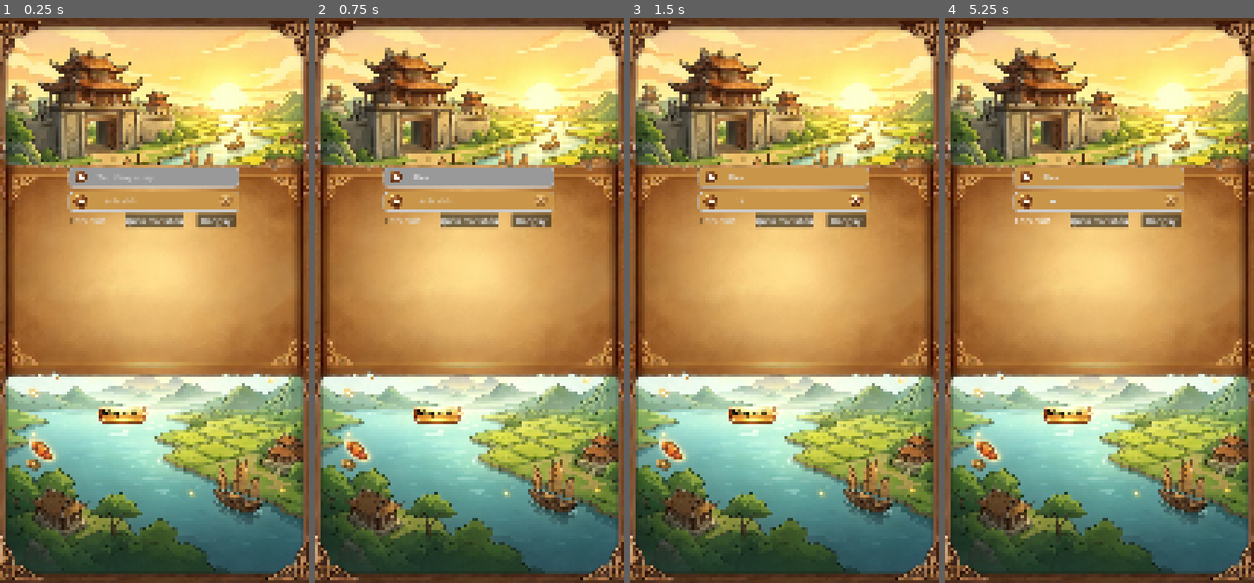
Above: before the commit, frames 1-4 (left to right).
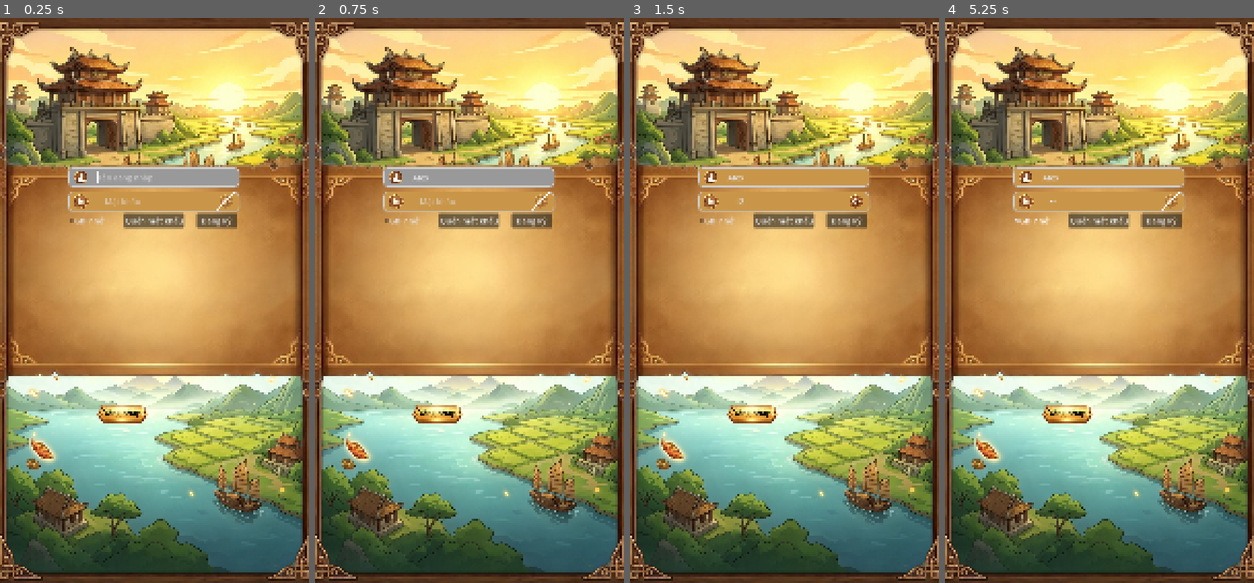
Above: after the commit, the same moments.

Repository: phanhuytung/nam-de-dai-viet
Game: Godot game, scene res://Scenes/Login/Login.tscn
Same seed, same stepped clock (60 frames per second), same inputs: the game is played once before the commit and once after it.
Inputs (mouse positions are in pixels of both pictures, inside the frame that each line leads up to):
- Up to frame 1 (0.25 s): no input
- Up to frame 2 (0.75 s): click (469, 176) at 0.52 s; type "Alex" at 0.6 s
- Up to frame 3 (1.5 s): click (784, 198) at 0.75 s; type "12" at 0.83 s; click (855, 198) at 1.25 s
- Up to frame 4 (5.25 s): click "Ghi nhớ" at 2 s; click "Quên mật khẩu" at 2.75 s; click "Đăng ký" at 3.5 s; click "Đăng nhập" at 4.25 s; click (1170, 198) at 5 s

The runs differ from the first frame. In frame 1, 17% of the frame differs, in the area x 0-100%, y 0-100%; in frame 2, 17%; in frame 3, 17%; in frame 4, 17%.

Commit message:
Fix portrait content scaling without changing Login scene

Diff:
--- a/Scripts/Core/PortraitApp.gd
+++ b/Scripts/Core/PortraitApp.gd
@@ -2,25 +2,49 @@
 
 const DESIGN_SIZE: Vector2i = Vector2i(1280, 2340)
 const MIN_WINDOW_SIZE: Vector2i = Vector2i(360, 640)
-const DESKTOP_HEIGHT_RATIO: float = 0.84
 const PORTRAIT_ASPECT: float = float(DESIGN_SIZE.x) / float(DESIGN_SIZE.y)
+
 
 func _ready() -> void:
 	RenderingServer.set_default_clear_color(Color("#cfe8f7"))
-	var window: Window = get_window()
-	window.min_size = MIN_WINDOW_SIZE
+
+	var root_window: Window = get_tree().root
+	root_window.content_scale_size = DESIGN_SIZE
+	root_window.content_scale_mode = Window.CONTENT_SCALE_MODE_CANVAS_ITEMS
+	root_window.content_scale_aspect = Window.CONTENT_SCALE_ASPECT_KEEP
+	root_window.min_size = MIN_WINDOW_SIZE
+
 	if OS.has_feature("mobile"):
+		_print_display_info(DisplayServer.screen_get_size(), DisplayServer.screen_get_usable_rect(), root_window.size)
 		return
+
 	_fit_desktop_portrait_window()
+
 
 func _fit_desktop_portrait_window() -> void:
 	var screen_size: Vector2i = DisplayServer.screen_get_size()
 	var usable: Rect2i = DisplayServer.screen_get_usable_rect()
-	if screen_size.x <= 0 or screen_size.y <= 0 or usable.size.x <= 0 or usable.size.y <= 0:
+
+	if screen_size.x <= 0 or screen_size.y <= 0:
 		return
 
-	var target_height: int = int(floor(float(usable.size.y) * DESKTOP_HEIGHT_RATIO))
+	if usable.size.x <= 0 or usable.size.y <= 0:
+		return
+
+	var target_height: int = usable.size.y
 	var target_width: int = int(floor(float(target_height) * PORTRAIT_ASPECT))
+
+	if target_width > usable.size.x:
+		target_width = usable.size.x
+		target_height = int(floor(float(target_width) / PORTRAIT_ASPECT))
+
+	if target_width < MIN_WINDOW_SIZE.x and usable.size.x >= MIN_WINDOW_SIZE.x:
+		target_width = MIN_WINDOW_SIZE.x
+		target_height = int(floor(float(target_width) / PORTRAIT_ASPECT))
+
+	if target_height < MIN_WINDOW_SIZE.y and usable.size.y >= MIN_WINDOW_SIZE.y:
+		target_height = MIN_WINDOW_SIZE.y
+		target_width = int(floor(float(target_height) * PORTRAIT_ASPECT))
 
 	if target_width > usable.size.x:
 		target_width = usable.size.x
@@ -30,39 +54,39 @@
 		target_height = usable.size.y
 		target_width = int(floor(float(target_height) * PORTRAIT_ASPECT))
 
-	if usable.size.x >= MIN_WINDOW_SIZE.x and usable.size.y >= MIN_WINDOW_SIZE.y:
-		if target_width < MIN_WINDOW_SIZE.x:
-			target_width = MIN_WINDOW_SIZE.x
-			target_height = int(floor(float(target_width) / PORTRAIT_ASPECT))
-		if target_height < MIN_WINDOW_SIZE.y:
-			target_height = MIN_WINDOW_SIZE.y
-			target_width = int(floor(float(target_height) / PORTRAIT_ASPECT))
-
-	if target_width > usable.size.x or target_height > usable.size.y:
-		target_width = min(target_width, usable.size.x)
-		target_height = int(floor(float(target_width) / PORTRAIT_ASPECT))
-		if target_height > usable.size.y:
-			target_height = usable.size.y
-			target_width = int(floor(float(target_height) * PORTRAIT_ASPECT))
-
 	if target_width <= 0 or target_height <= 0:
 		return
 
-	var window_size := Vector2i(target_width, target_height)
-	var window_position := usable.position + (usable.size - window_size) / 2
-	var window: Window = get_window()
+	var window_size: Vector2i = Vector2i(target_width, target_height)
+	var window: Window = get_tree().root
+
+	window.content_scale_size = DESIGN_SIZE
+	window.content_scale_mode = Window.CONTENT_SCALE_MODE_CANVAS_ITEMS
+	window.content_scale_aspect = Window.CONTENT_SCALE_ASPECT_KEEP
 	window.size = window_size
-	window.position = window_position
+
+	var position_x: int = round(float(usable.size.x - window_size.x) / 2.0)
+	var position_y: int = round(float(usable.size.y - window_size.y) / 2.0)
+	window.position = usable.position + Vector2i(position_x, position_y)
+
 	_print_display_info(screen_size, usable, window_size)
 
-func _print_display_info(screen_size: Vector2i, usable: Rect2i, window_size: Vector2i) -> void:
+
+func _print_display_info(
+	screen_size: Vector2i,
+	usable: Rect2i,
+	window_size: Vector2i
+) -> void:
+	var window: Window = get_tree().root
+
 	print("========== PORTRAIT DISPLAY ==========")
 	print("Real screen size : ", screen_size)
 	print("Usable screen    : ", usable.size)
 	print("Usable position  : ", usable.position)
 	print("Game window      : ", window_size)
-	print("Window position  : ", get_window().position)
+	print("Content scale    : ", window.content_scale_size)
+	print("Root viewport    : ", window.get_viewport().size)
 	print("Design canvas    : ", DESIGN_SIZE)
 	print("Portrait ratio   : ", PORTRAIT_ASPECT)
-	print("Height ratio     : ", DESKTOP_HEIGHT_RATIO)
+	print("Mobile portrait  : ", OS.has_feature("mobile"))
 	print("======================================")
